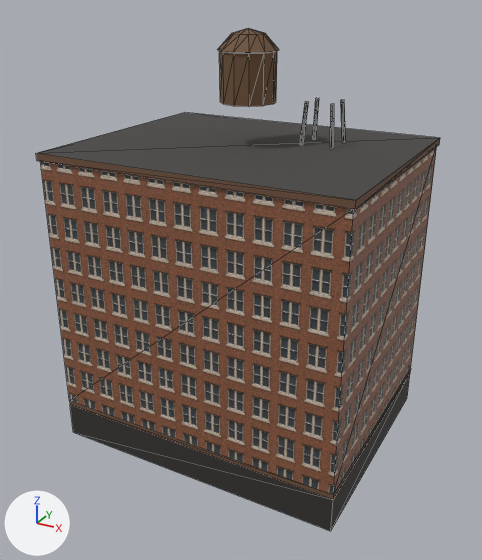
Before and after pictures for a commit that changed the glTF model assets/m/buildings/chicago/gen_low2_warehouse.glb.
One viewpoint serves both versions: a 50 mm lens placed at (30.0, -55.9, 44.5), pointed at (0.1, -1.6, 17.3). The axes (+X, +Y, +Z) are drawn at lower left. The lights are the same throughout. The picture after the commit comes second. Mesh edges are drawn as thin lines. Vertices at exactly the same position are counted once.

Names of what the first picture shows: 'gen_low2_warehouse'.
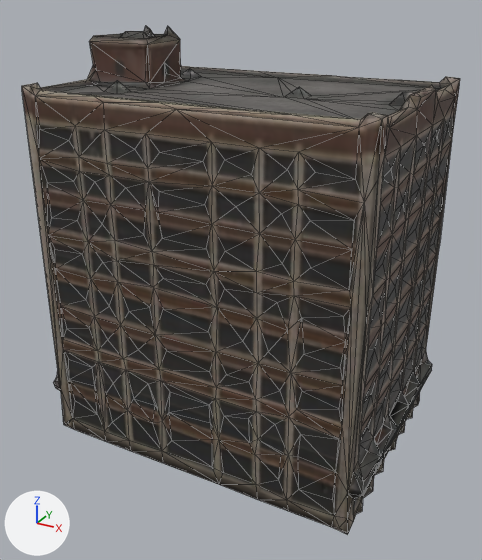
What the commit changed:
Picture 'basecolor' (img_basecolor) is new.
Picture 'normal_bake' (img_normal_bake) is new.
Material 'gen_low2_warehouse' (mat_gen_low2_warehouse) is new.
Uses the picture img_basecolor.
Uses the picture img_normal_bake.
me_gen_low2_warehouse is used by ob_gen_low2_warehouse; location (0.0, 0.0, 0.0).
me_gen_low2_warehouse had 105 vertices, 168 faces and spanned x -15.2..15.2, y -12.2..12.2, z 0.0..41.1.
me_gen_low2_warehouse no longer uses material mat_gen_low2_warehouse_facade.
me_gen_low2_warehouse no longer uses material mat_gen_low2_warehouse_palette.
me_gen_low2_warehouse now has 1502 vertices, 3000 faces and spans x -17.5..17.5, y -12.0..12.0, z 0.0..41.0.
me_gen_low2_warehouse part 1: the loose piece of 16 vertices spanning x -15.0..15.0, y -12.0..12.0, z 0.0..30.0 is rebuilt with 1502 vertices and now spans x -17.5..17.5, y -12.0..12.0, z 0.0..41.0, in mat_gen_low2_warehouse.
me_gen_low2_warehouse part 2: 6 loose pieces with 89 vertices, spanning x -15.2..15.2, y -12.2..12.2, z 30.0..41.1, are deleted.
me_gen_low2_warehouse gains material mat_gen_low2_warehouse.

Location of each change, (x1, y1, x2, y2) in pixels of the pictures (482 x 560 px):
'gen_low2_warehouse', reshaped (8% wider): before (36, 28, 440, 531); after (22, 26, 460, 534)
part 1 of me_gen_low2_warehouse, rebuilt (10% wider, 32% taller): before (40, 147, 437, 531); after (22, 26, 460, 534)
part 2 of me_gen_low2_warehouse, deleted: before (36, 28, 440, 210)
